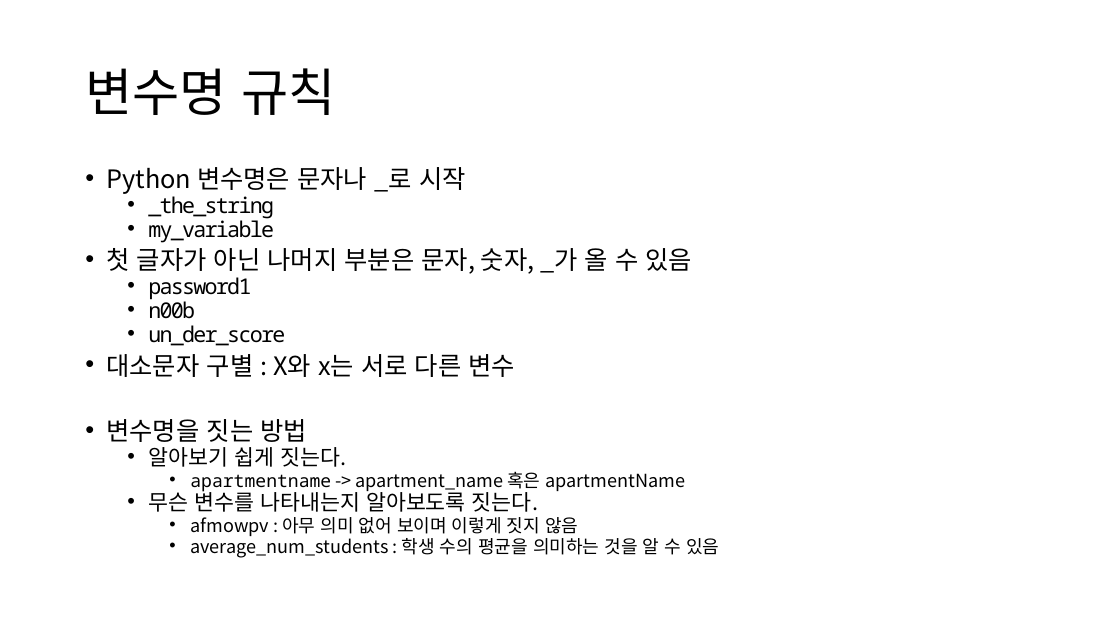
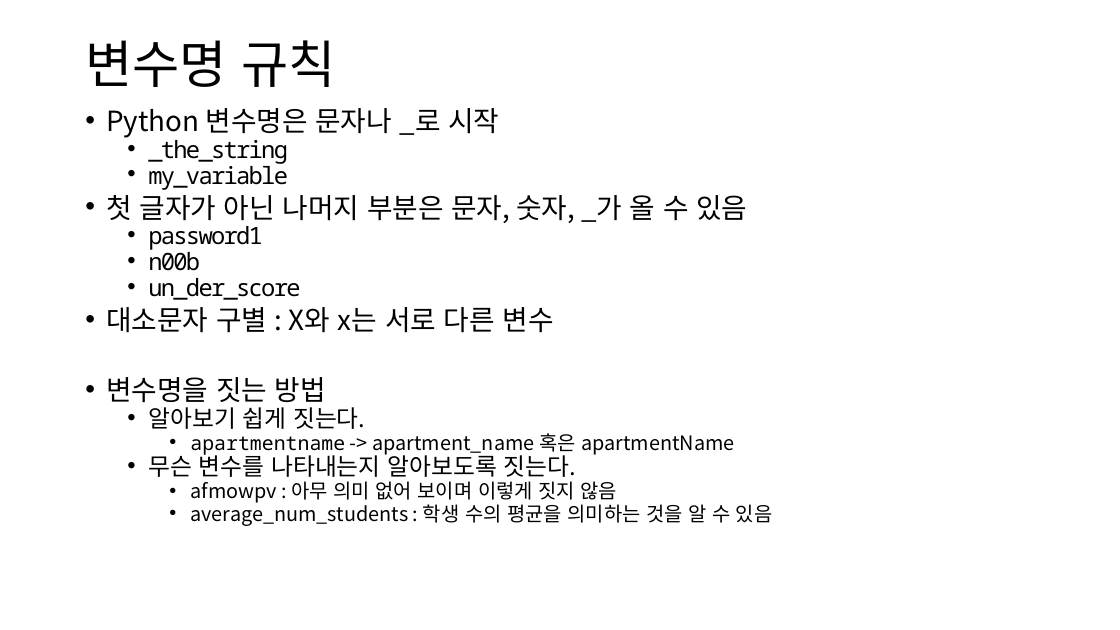
Before and after one commit to ksublee/SPuP, a slide deck: slide 8 of ppt/Python_2_기본.pptx (slide 7 before the commit). Drawn at 1120x630 pixels with LibreOffice and Linux fonts; fonts in the diff are those of the drawing. Boxes give left, top, right and bottom in pixels: in the first picture for what was removed or moved away, otherwise in the second. Text is boxed around its words. In the diff, an @@ line names an element or a change of style, - is before the commit and + after.

```diff
--- a/ppt/Python_2_기본.pptx
+++ b/ppt/Python_2_기본.pptx
@@ title "변수명 규칙": place and size @@
-title "변수명 규칙" at bbox=[85, 68, 335, 115]
+title "변수명 규칙" at bbox=[85, 40, 335, 87]
@@ text "Python 변수명은 문자나 _로 시작": place and size @@
-text "Python 변수명은 문자나 _로 시작" at bbox=[106, 167, 719, 558]
+text "Python 변수명은 문자나 _로 시작" at bbox=[106, 108, 773, 526]
@@ text "Python 변수명은 문자나 _로 시작" at bbox=[106, 108, 773, 526]: size 21.7 to 23.8 pt in "Python 변수명은 문자나 _로 시작", "첫 글자가 아닌 나머지 부분은 문자, 숫자, ...", "대소문자 구별 : X와 x는 서로 다른 ...", "변수명을 짓는 방법"; size 18.6 to 20.4 pt in "_the_string", "my_variable", "password1", "n00b" and 3 more places; size 15.5 to 17 pt in "apartmentname -> apartment_name 혹은 apartmentName", "afmowpv : 아무 의미 없어 보이며 이렇게 ...", "average_num_students : 학생 수의 평균을 의미하는 것을 ..." @@
```
Also in this commit, not shown: 8 other slides changed, 3 slides added, 2 slides removed, 1 other file.
